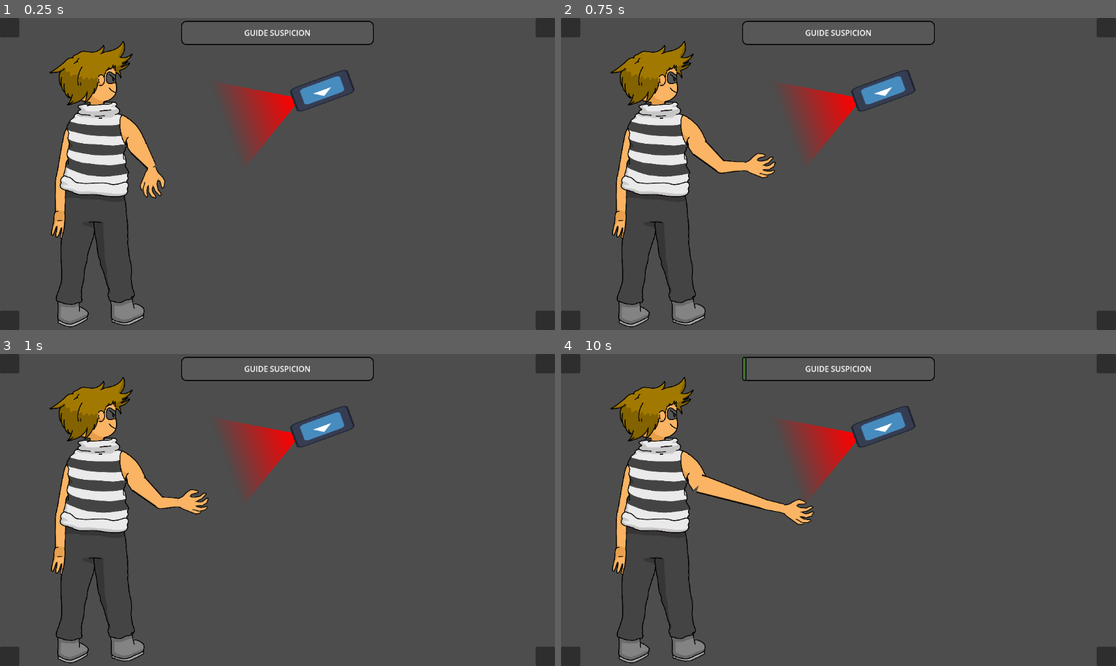
Above: before the commit, frames 1-4 (two rows, left to right).
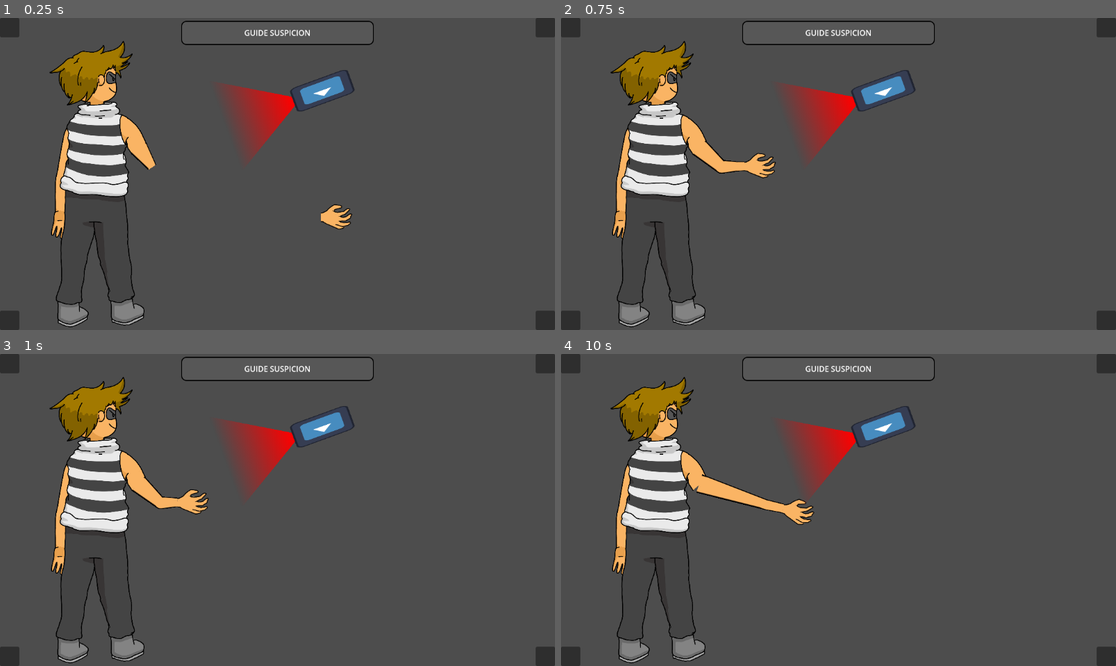
Above: after the commit, the same moments.

Repository: Skyepulse/LUDUM_DARE_58_MATELOU-CO
Game: Godot game, scene res://scenes/scene_tests_MAEL.tscn
The game is run twice, just before and just after one commit, with the same random seed, the same clock (stepped at 60 frames per second) and the same inputs. The engine's default icon, where the game draws it, is replaced by a stand-in: a white triangle on a blue panel in a dark square.
Inputs (mouse positions are in pixels of both pictures, inside the frame that each line leads up to):
- Up to frame 1 (0.25 s): no input
- Up to frame 2 (0.75 s): tap Enter at 0.5 s; move the mouse to (960, 158) at 0.52 s; click (960, 158) at 0.67 s
- Up to frame 3 (1 s): tap Space at 0.77 s
- Up to frame 4 (10 s): move the mouse to (727, 525) at 1.27 s; click (727, 525) at 1.42 s; tap Space at 1.52, 2, 3.02, 3.77, 4.52, 6.02, 6.5, 6.77, 7.52, 9.02, 9.5, 9.77 s; move the mouse to (894, 441) at 2.02 s; click (894, 441) at 2.17 s; move the mouse to (810, 572) at 2.77 s; click (810, 572) at 2.92 s; move the mouse to (1005, 556) at 3.52 s; click (1005, 556) at 3.67 s; move the mouse to (672, 463) at 4.27 s; click (672, 463) at 4.42 s; tap Enter at 5, 8 s; move the mouse to (866, 510) at 5.02 s; click (866, 510) at 5.17 s; move the mouse to (755, 432) at 5.77 s; click (755, 432) at 5.92 s; move the mouse to (960, 494) at 6.52 s; click (960, 494) at 6.67 s; move the mouse to (727, 525) at 7.27 s; click (727, 525) at 7.42 s; move the mouse to (894, 441) at 8.02 s; click (894, 441) at 8.17 s; move the mouse to (810, 572) at 8.77 s; click (810, 572) at 8.92 s; move the mouse to (1005, 556) at 9.52 s; click (1005, 556) at 9.67 s

The runs differ from the first frame. In frame 1, 0.6% of the frame differs, in the area x 25-64%, y 47-68%; in frame 2, nothing differs; in frame 3, nothing differs; in frame 4, less than 0.1%.
Error after the commit: Parse Error: Function "print_err()" not found in base self. (res://scripts/Singletons/GameManager.gd:29)

Commit message:
Added player ref

Diff:
--- a/scripts/Singletons/GameManager.gd
+++ b/scripts/Singletons/GameManager.gd
@@ -22,6 +22,13 @@
     if maxSuspicion <= 0:
         maxSuspicion = 100.0
 
+func isHandRetracting() -> bool:
+    if Player:
+        return Player.retracting
+    else:
+        print_err("GameManager: Player reference is null!")
+    return false
+
 func _process(delta: float):
     if canDecrease:
         decreaseSuspicion(suspicionDecayRate * delta)
--- a/scripts/hand_path.gd
+++ b/scripts/hand_path.gd
@@ -70,6 +70,9 @@
 
 
 func _ready() -> void:
+
+	GameManager.Player = self
+
 	var count = arm_curve.point_count
 	var point_0 = arm_curve.get_point_position(0)
 	var point_1 = arm_curve.get_point_position(1)
